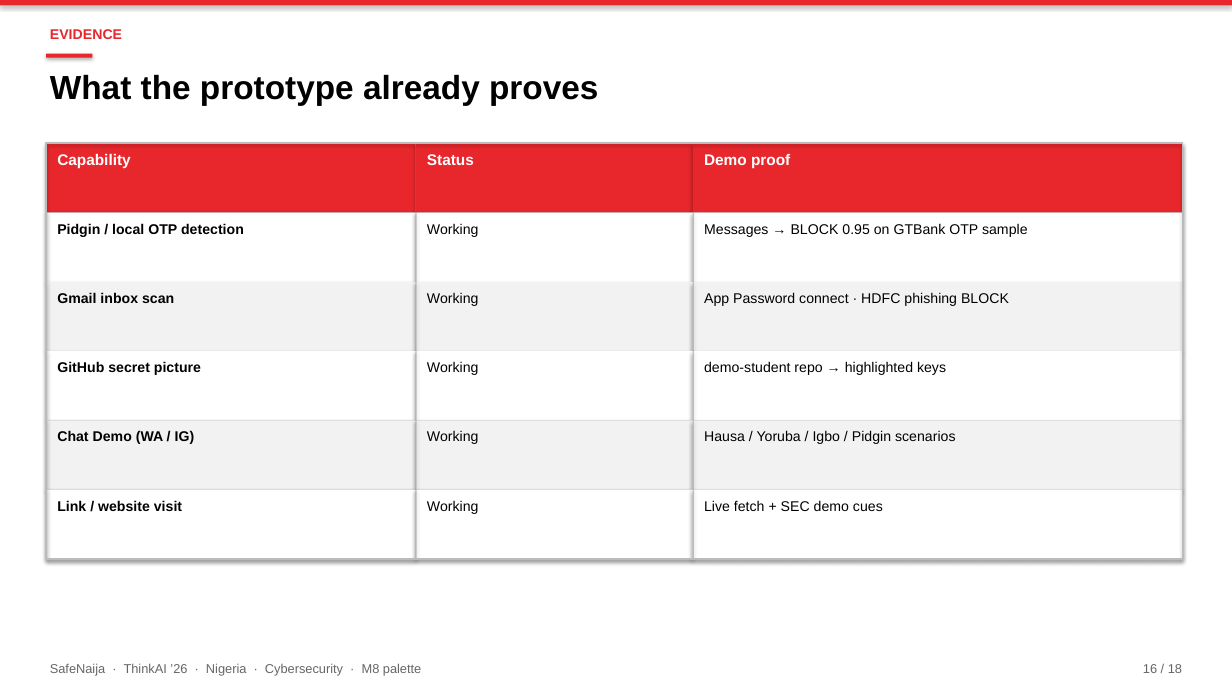
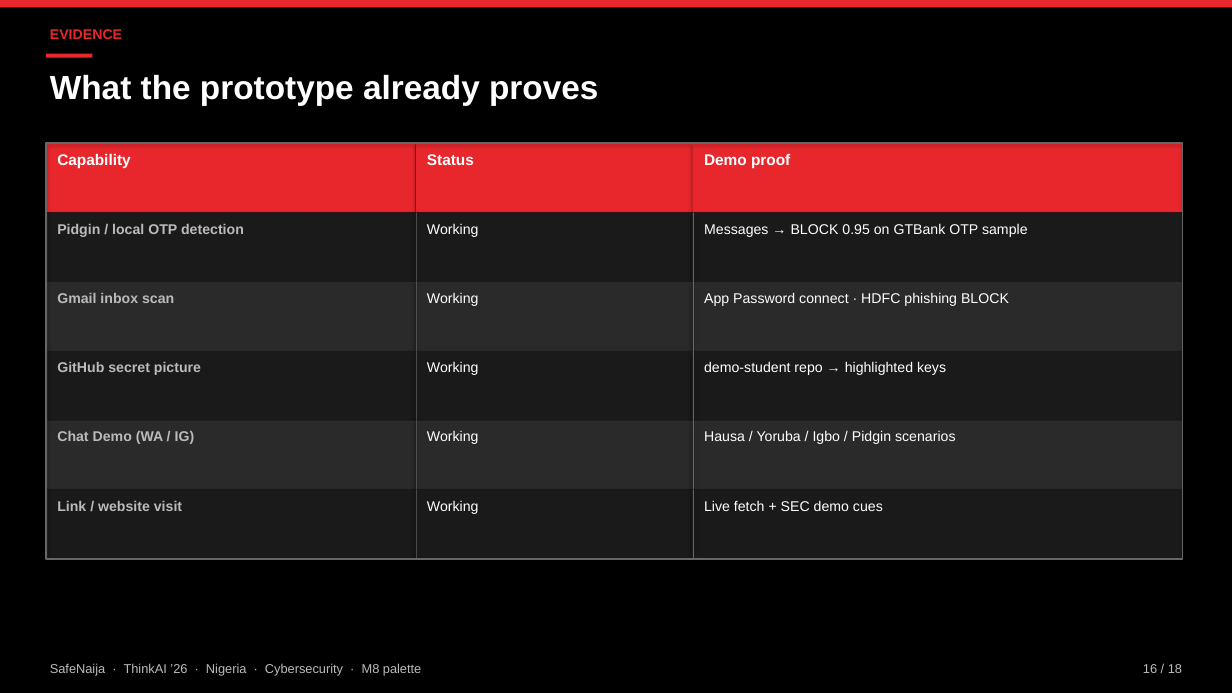
Before and after one commit to Shreeya1-pixel/SafeNajia, a slide deck: slide 16 of outputs/SafeNaija.pptx. Drawn at 1232x693 pixels with LibreOffice and Linux fonts; fonts in the diff are those of the drawing. Boxes give left, top, right and bottom in pixels: in the first picture for what was removed or moved away, otherwise in the second. Text is boxed around its words. In the diff, an @@ line names an element or a change of style, - is before the commit and + after.

```diff
--- a/outputs/SafeNaija.pptx
+++ b/outputs/SafeNaija.pptx
@@ rectangle at (x1=0, y1=0, x2=1232, y2=693): fill #FFFFFF to #000000 @@
@@ rectangle at (x1=46, y1=143, x2=1183, y2=559): outline #BBBBBB 1.25 pt to #666666 1.25 pt @@
@@ fill #F2F2F2 to #2A2A2A in 6 elements at (x1=46, y1=282, x2=416, y2=351), (x1=416, y1=282, x2=693, y2=351), (x1=693, y1=282, x2=1183, y2=351), (x1=46, y1=421, x2=416, y2=490), (x1=416, y1=421, x2=693, y2=490), (x1=693, y1=421, x2=1183, y2=490) @@
@@ text colour #000000 to #BBBBBB in 5 elements at (x1=57, y1=224, x2=244, y2=237), (x1=57, y1=293, x2=174, y2=303), (x1=57, y1=362, x2=201, y2=375), (x1=57, y1=431, x2=195, y2=444), (x1=57, y1=501, x2=182, y2=511) @@
@@ fill #FFFFFF to #1A1A1A in 9 elements at (x1=46, y1=213, x2=416, y2=282), (x1=416, y1=213, x2=693, y2=282), (x1=693, y1=213, x2=1183, y2=282), (x1=46, y1=351, x2=416, y2=421), (x1=416, y1=351, x2=693, y2=421), (x1=693, y1=351, x2=1183, y2=421), (x1=46, y1=490, x2=416, y2=559), (x1=416, y1=490, x2=693, y2=559), (x1=693, y1=490, x2=1183, y2=559) @@
@@ fill #BBBBBB to #666666 in 15 elements at (x1=46, y1=213, x2=47, y2=282), (x1=416, y1=213, x2=417, y2=282), (x1=693, y1=213, x2=694, y2=282), (x1=46, y1=282, x2=47, y2=351), (x1=416, y1=282, x2=417, y2=351), (x1=693, y1=282, x2=694, y2=351), (x1=46, y1=351, x2=47, y2=421), (x1=416, y1=351, x2=417, y2=421), (x1=693, y1=351, x2=694, y2=421), (x1=46, y1=421, x2=47, y2=490), (x1=416, y1=421, x2=417, y2=490), (x1=693, y1=421, x2=694, y2=490), (x1=46, y1=490, x2=47, y2=559), (x1=416, y1=490, x2=417, y2=559), (x1=693, y1=490, x2=694, y2=559) @@
@@ text colour #000000 to #FFFFFF in 11 elements at (x1=50, y1=74, x2=598, y2=106), (x1=427, y1=224, x2=479, y2=237), (x1=704, y1=224, x2=1028, y2=237), (x1=427, y1=293, x2=479, y2=306), (x1=704, y1=292, x2=1009, y2=306), (x1=427, y1=362, x2=479, y2=375), (x1=704, y1=361, x2=946, y2=375), (x1=427, y1=431, x2=479, y2=444), (x1=704, y1=430, x2=956, y2=444), (x1=427, y1=501, x2=479, y2=514), (x1=704, y1=500, x2=883, y2=511) @@
@@ text "SafeNaija · ThinkAI ’26 · ..." at (x1=50, y1=663, x2=421, y2=676): text colour #666666 to #BBBBBB @@
@@ text "16 / 18" at (x1=1143, y1=664, x2=1182, y2=673): text colour #666666 to #BBBBBB @@
```
Also in this commit, not shown: 15 other slides changed, 1 other file.
